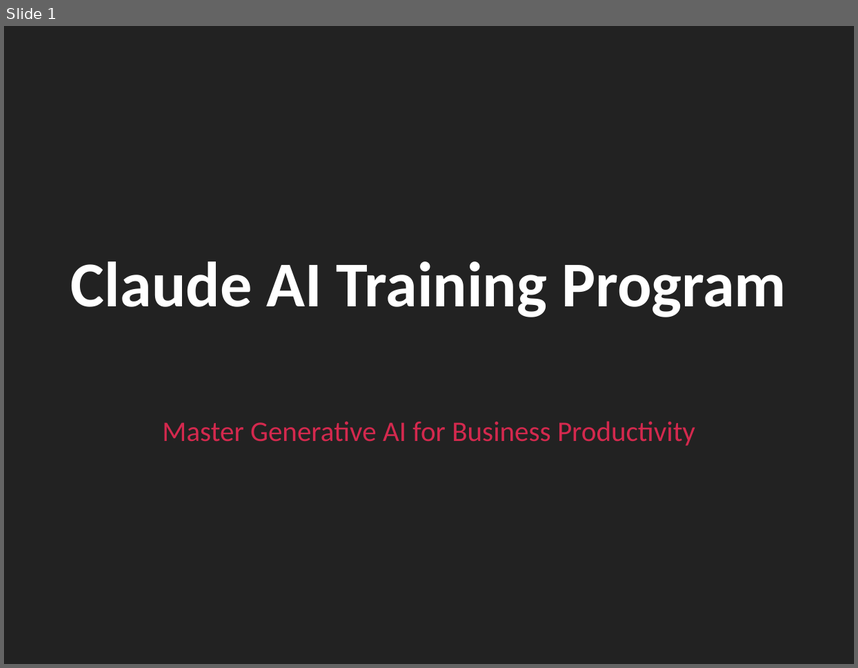
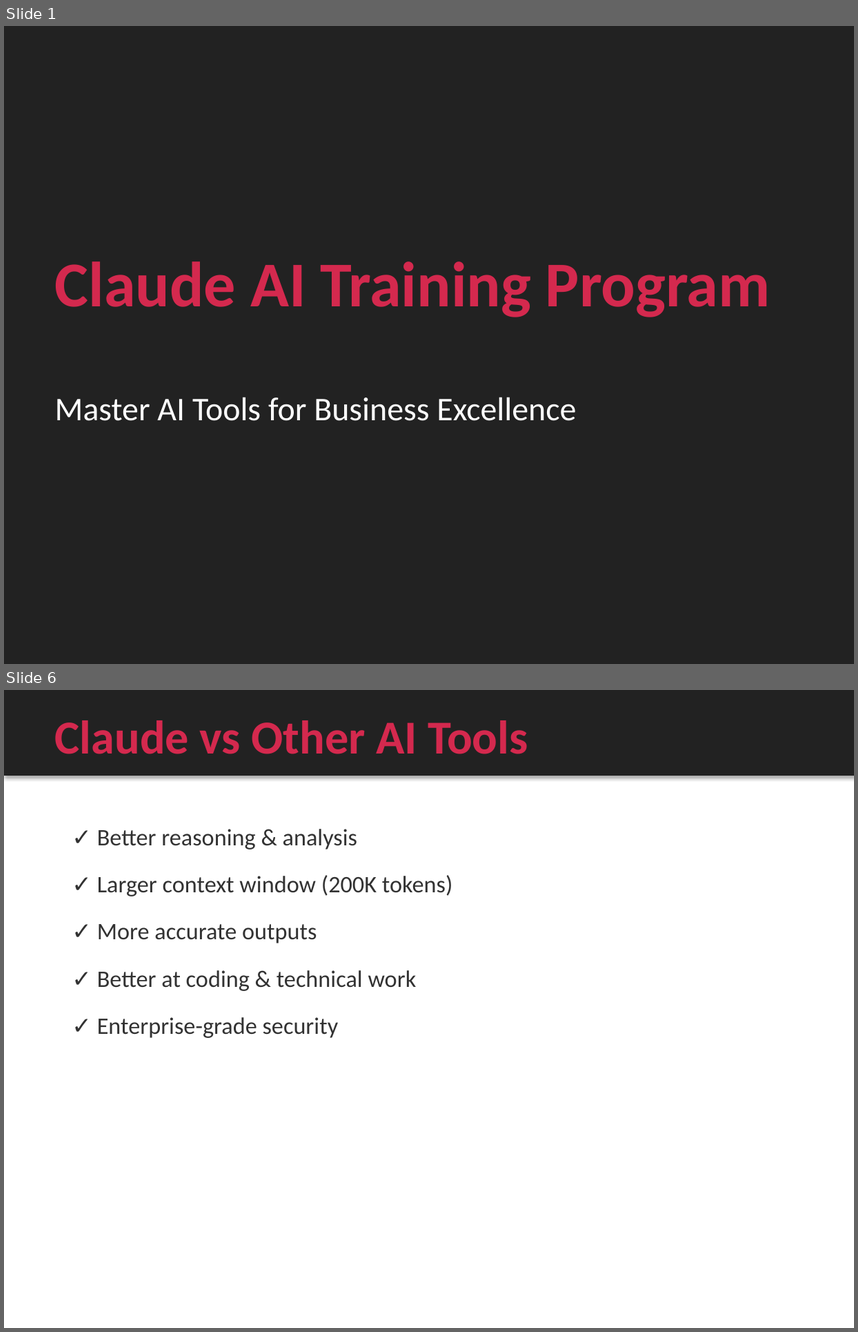
Before and after one commit to biswajitdas793-del/Self, a slide deck: training-program/presentation/Claude_AI_Training_Program.pptx. Shown one above the other, each under a label of ours: slide 1 before the commit, slides 1 and 6 after it; the slides between them are not shown. The pictures are 858x668 and 858x1332 pixels, drawn with LibreOffice and Linux fonts; fonts in the diff are those of the drawing. Boxes give left, top, right and bottom in pixels: in the first picture for what was removed or moved away, otherwise in the second. Text is boxed around its words. In the diff, an @@ line names an element or a change of style, - is before the commit and + after.

```diff
--- a/training-program/presentation/Claude_AI_Training_Program.pptx
+++ b/training-program/presentation/Claude_AI_Training_Program.pptx
@@ slide 6 added at (4,690,854,1328), background #FFFFFF @@
@@ rectangle added at (4,690,854,775), fill #222222, outline #222222 0.75 pt @@
@@ text added at (55,720,528,754), 40 pt, text #D4294E, bold @@
+Claude vs Other AI Tools
@@ text added at (97,829,453,1038), 20 pt, text #323232 @@
+✓ Better reasoning & analysis
+✓ Larger context window (200K tokens)
+✓ More accurate outputs
+✓ Better at coding & technical work
+✓ Enterprise-grade security
@@ slide 1 changed as well @@
@@ text "Claude AI Training Program" at (55,261,771,317): text colour #FFFFFF to #D4294E; alignment centre to left @@
@@ text at (55,397,576,421): text changed; size 24 to 28 pt; text colour #D4294E to #FFFFFF @@
-Master Generative AI for Business Productivity
+Master AI Tools for Business Excellence
```
Also in this commit, not shown: 5 other slides changed, 91 other slides added, 111 slides removed, 1 other file.
